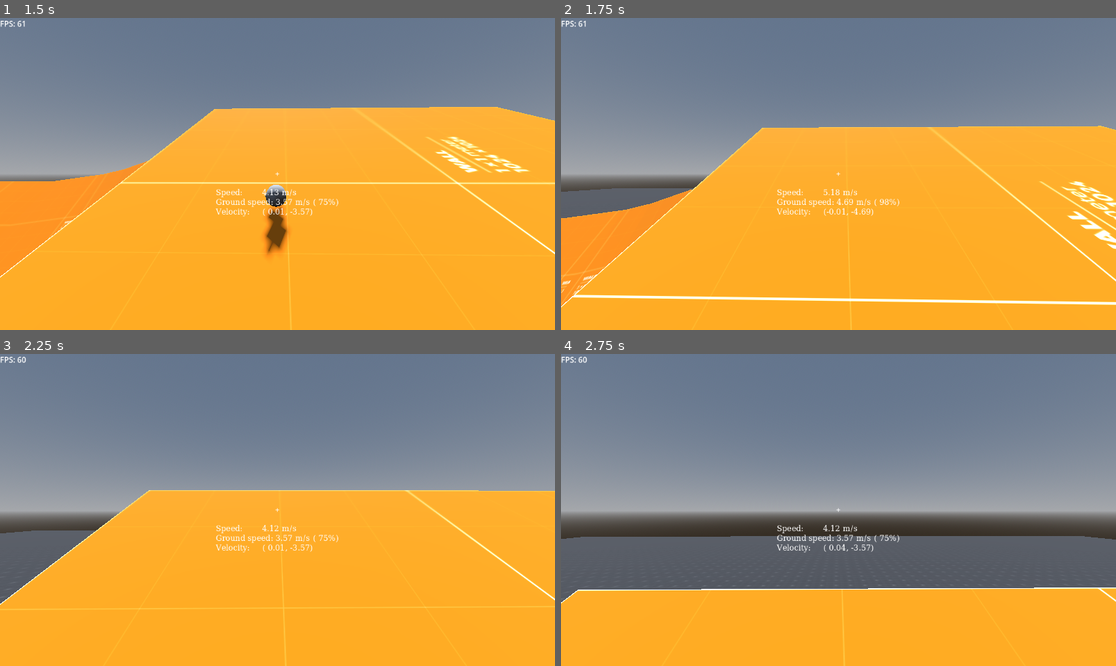
Above: before the commit, frames 1-4 (two rows, left to right).
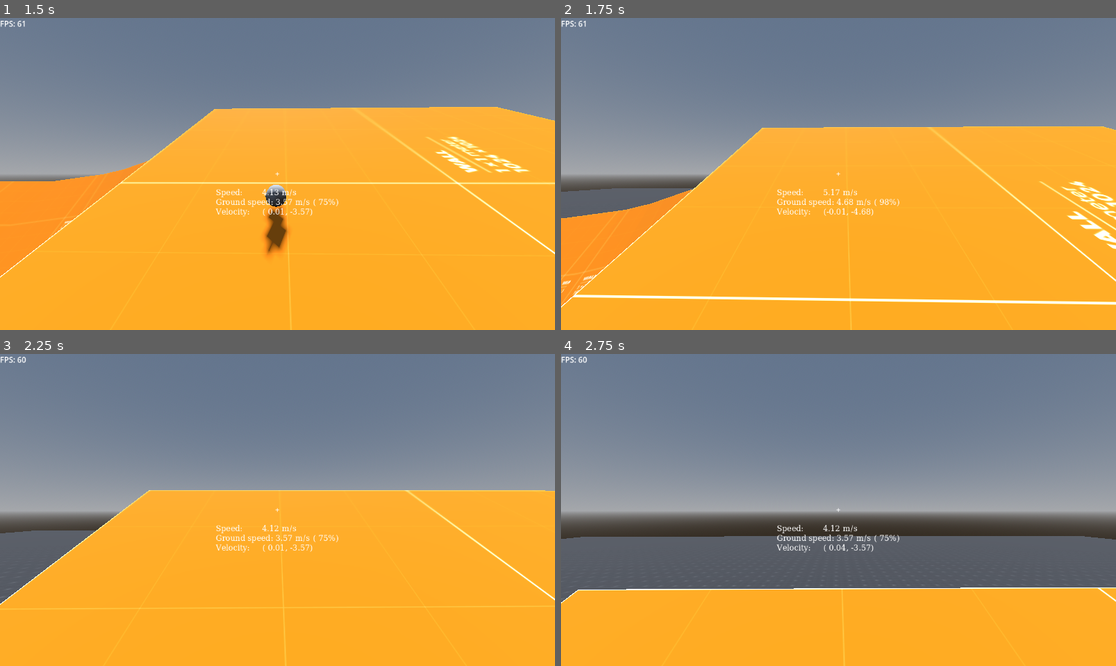
Above: after the commit, the same moments.

Repository: ericljiang/godot-testing
Game: Godot game, scene res://scene.tscn
Same seed, same stepped clock (60 frames per second), same inputs: the game is played once before the commit and once after it.
Inputs (mouse positions are in pixels of both pictures, inside the frame that each line leads up to):
- Up to frame 1 (1.5 s): tap Enter at 0.5 s; move the mouse to (305, 174) at 0.52 s; hold W (move_forward) from 0.53 s (still down); tap Ctrl (crouch) at 0.6 s; tap Space (jump) at 0.77 s; move the mouse to (249, 174) at 1.27 s; click (249, 174) at 1.35 s
- Up to frame 2 (1.75 s): keep holding W (move_forward); tap Space (jump) at 1.52 s
- Up to frame 3 (2.25 s): keep holding W (move_forward); move the mouse to (288, 503) at 2.02 s; tap Ctrl (crouch) at 2.1 s
- Up to frame 4 (2.75 s): keep holding W (move_forward)

Frame 1 is identical in both runs. In frame 2, 0.6% of the frame differs, in the area x 0-100%, y 34-93%; in frame 3, less than 0.1%; in frame 4, 0.3%.

Commit message:
Make rocket jumping slightly more similar to TF2

Diff:
--- a/rocket.gd
+++ b/rocket.gd
@@ -19,15 +19,18 @@
 				# TODO: consider further refinements to match TF2
 				# - At time of explosion, move the rocket 1 Hammer unit away
 				#   from the colliding surface and 10 Hammer units down. Use
-				#   this new position as the origin of the explosion
+				#   this new position as the origin of the explosion (DONE)
 				# - Increase knockback force when crouching
 				# - Increase knockback force when in the air
 				# - Mimic TF2's damage/knockback falloff calculation
 				# - Lower knockback force for enemies, 0 knockback for allies
 				# https://www.reddit.com/r/truetf2/comments/ogqho6/comment/h4ls374/
 				# http://archive.today/2026.03.13-054427/https://www.reddit.com/r/truetf2/comments/ogqho6/how_does_rocket_jumping_work_from_a_technical/h4ls374/
+				var knockback_center := self.global_position \
+					+ collision.get_normal() * Constants.HU_TO_M \
+					+ Vector3.DOWN * 10 * Constants.HU_TO_M
 				var player_center := player.collision_shape.global_position
-				var knockback_direction := self.global_position.direction_to(player_center)
+				var knockback_direction := knockback_center.direction_to(player_center)
 				var distance := self.global_position.distance_to(player_center)
 				var splash_area_radius := splash_area.scale.x / 2.0
 				player.velocity += KNOCKBACK * knockback_direction * (splash_area_radius - distance)
